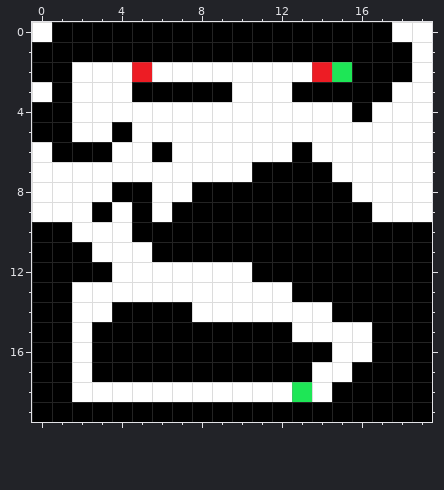
Two states of a pixel-art sprite, terrain/1.png. Above, as it was before the edit.
The file is 20x20 pixels.
And afterwards:
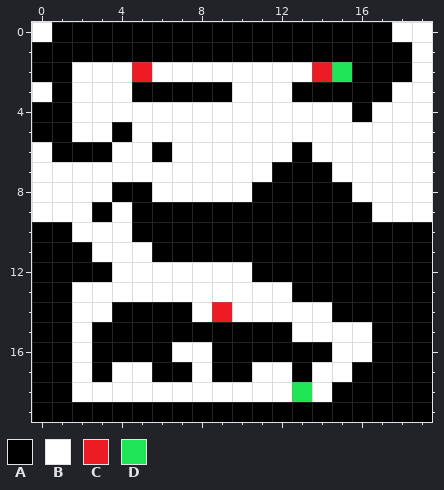
Palette (. is transparent): A #000000  B #ffffff  C #ed1c24  D #1ee656
Difference:
Changed rows in their new state; - is an unchanged pixel.
first column x 6:
 7 -----B
 8 --BBB-
 9 A-----
first column x 4:
14 -----C---
16 ---BB----
17 BB--B--BB
Pixel boxes of the changes (left, top, right, bottom) in both pictures:
changed: (112, 162, 292, 382)
